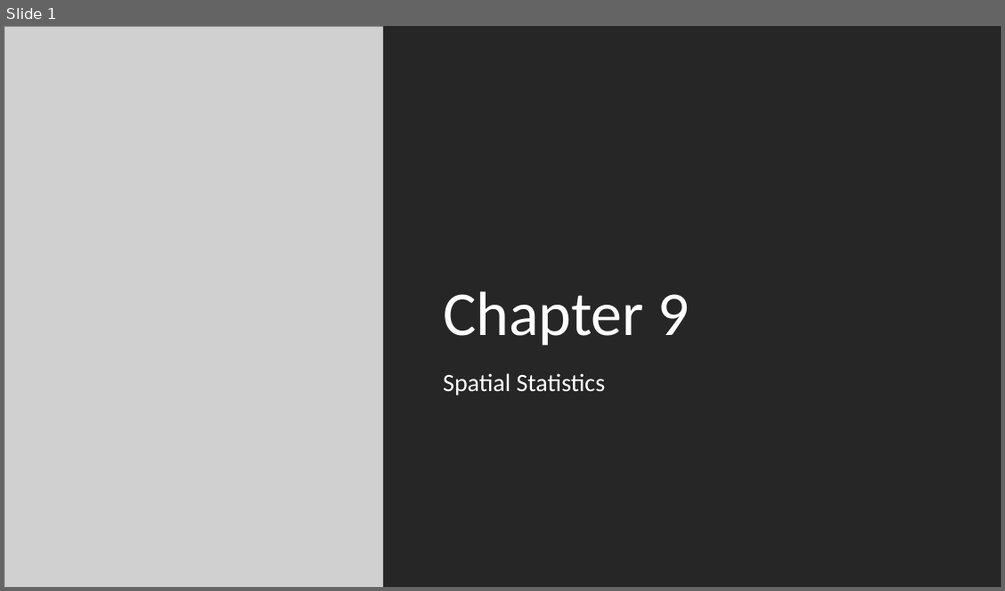
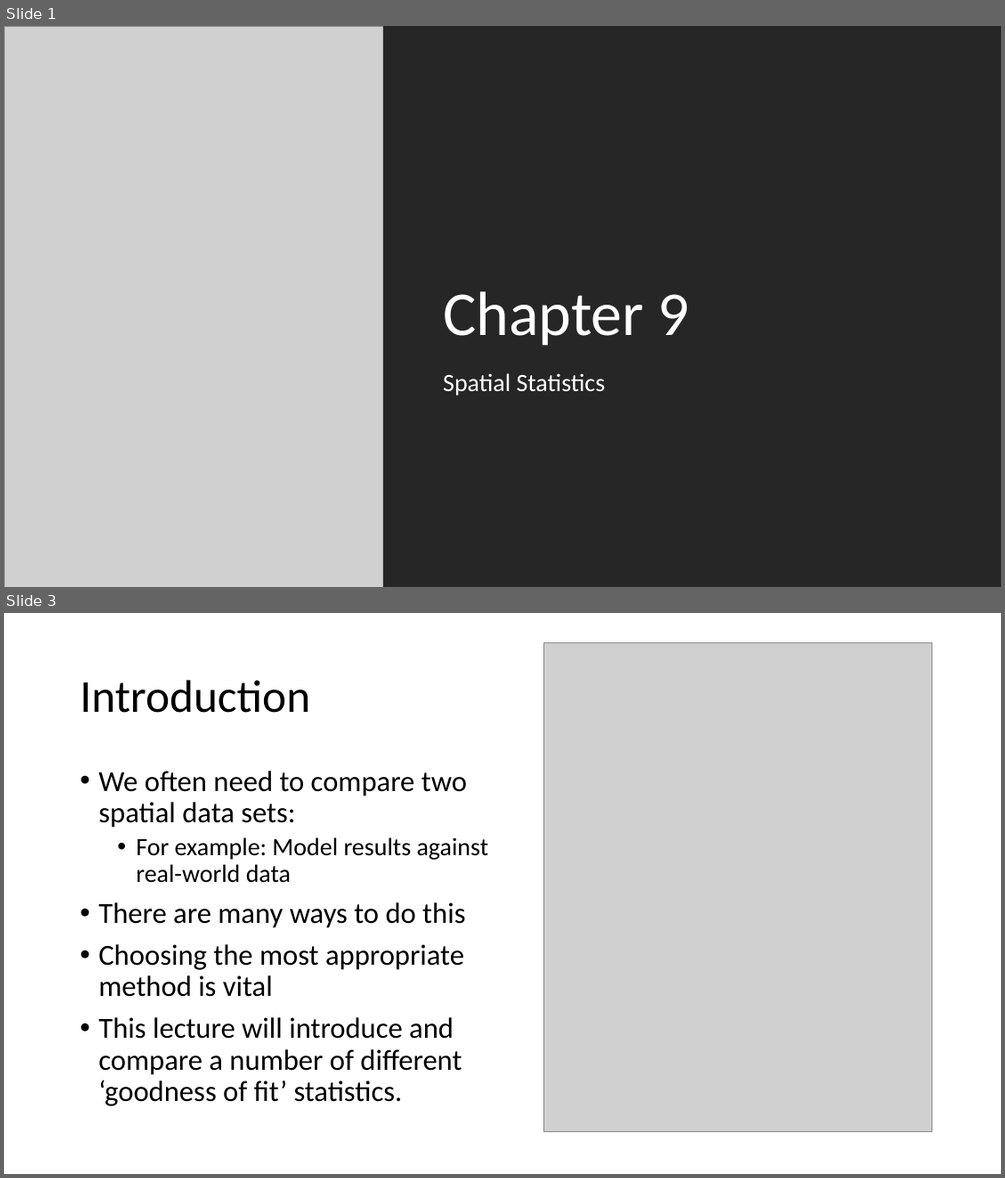
Before and after one commit to abmgis/abmgis, a slide deck: Chapter09-SpatialStatistics/Chapter9.pptx. Shown one above the other, each under a label of ours: slide 1 before the commit, slides 1 and 3 after it; the slides between them are not shown. The pictures are 1005x591 and 1005x1178 pixels, drawn with LibreOffice and Linux fonts; fonts in the diff are those of the drawing; grey boxes stand for pictures. Boxes give left, top, right and bottom in pixels: in the first picture for what was removed or moved away, otherwise in the second. Text is boxed around its words. In the diff, an @@ line names an element or a change of style, - is before the commit and + after.

```diff
--- a/Chapter09-SpatialStatistics/Chapter9.pptx
+++ b/Chapter09-SpatialStatistics/Chapter9.pptx
@@ slide 3 added at (4, 613, 1001, 1174), background #FFFFFF @@
@@ picture added at (543, 643, 932, 1131) @@
@@ title added at (80, 680, 310, 713), 44 pt, text #000000 @@
+Introduction
@@ text added at (98, 771, 489, 1106), 28 pt, text #000000 @@
+• We often need to compare two spatial data sets:
+  • For example: Model results against real-world data
+• There are many ways to do this
+• Choosing the most appropriate method is vital
+• This lecture will introduce and compare a number of different ‘goodness of fit’ statistics.
```
Also in this commit, not shown: 1 slide changed, 4 other slides added, 1 slide removed, 25 other files.
